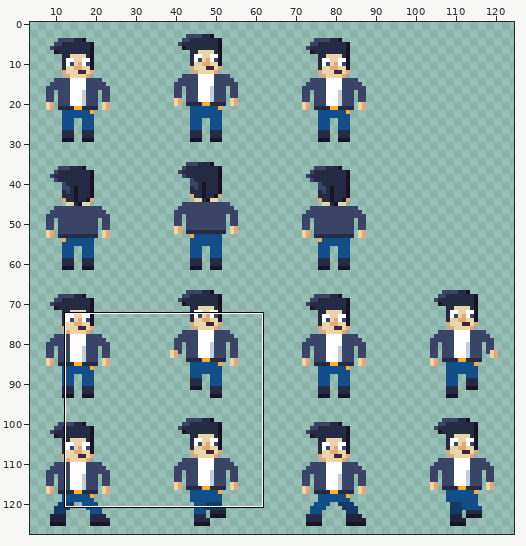
A pixel-art file gets an edit: assets/textures/characters/raggari_32.aseprite. The picture above shows the old version from afar; the outline marks the close-up.
Close-up. As it was:
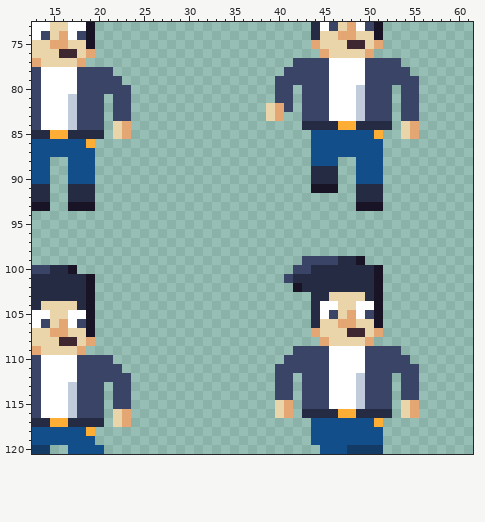
128x128 pixels, 1 frame. Shown: x 13..61, y 73..120. The wide view leaves out empty margins. The commit also changed other parts of the picture, which this record leaves out.
After the commit:
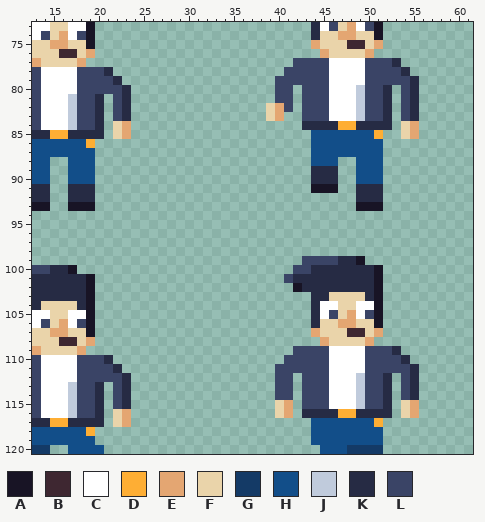
Palette (. is transparent): A #181425  B #3e2731  C #ffffff  D #feae34  E #e4a672  F #ead4aa  G #143a66  H #124e89  J #c0cbdc  K #262b44  L #3a4466
What changed:
The edit turns colour L into colour K in row 77 at x 53; in row 78 at x 21 and 54; in row 79 at x 22 and 55; in row 80 at x 23, 52 and 55; in rows 81 to 83 at x 20, 23, 52 and 55; in row 84 at x 20.
The edit turns colour L into colour K in row 109 at x 53; in row 110 at x 21 and 54; in row 111 at x 22 and 55; in row 112 at x 23, 52 and 55; in rows 113 to 114 at x 20, 23, 52 and 55; in row 115 at x 20, 23 and 52.
The edit turns colour L into colour K in row 116 at x 20.
Where, in picture pixels (left, top, right, bottom), the same in both close-ups:
changed: (383, 58, 419, 121)
changed: (95, 67, 131, 130)
changed: (383, 346, 419, 409)
changed: (95, 355, 131, 418)
